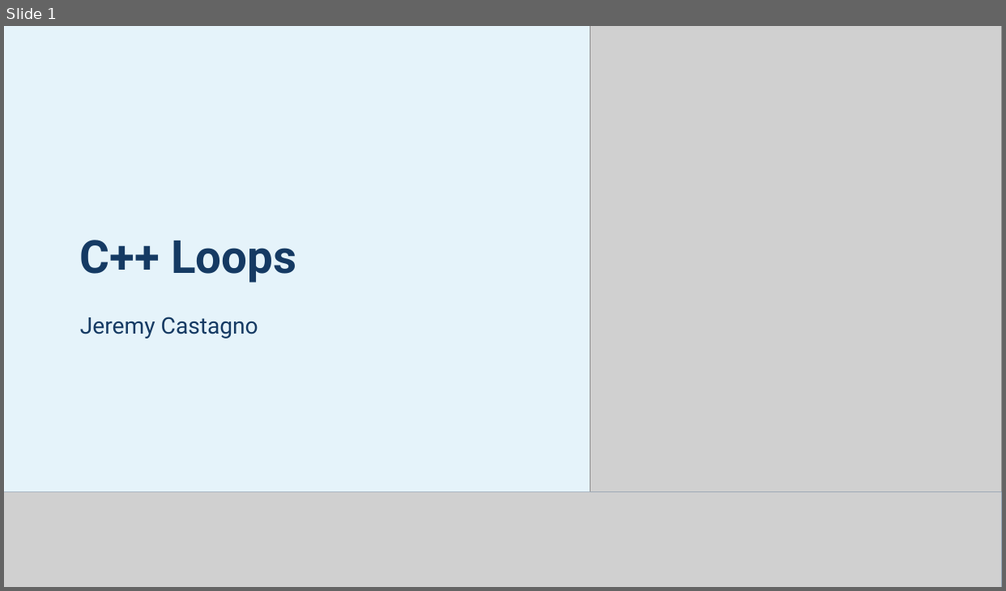
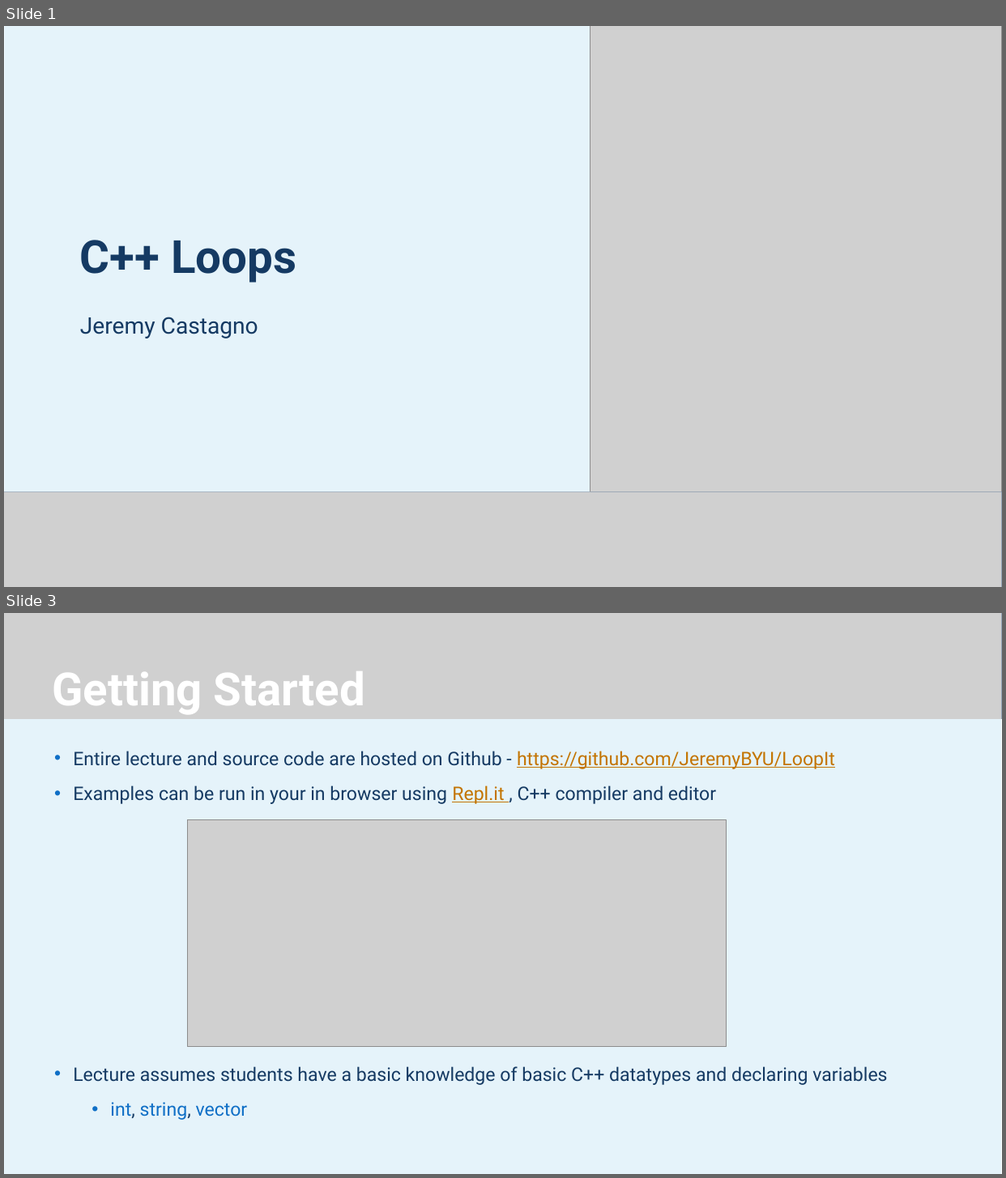
Before and after one commit to JeremyBYU/LoopIt, a slide deck: Lecture/LoopIt.pptx. Shown one above the other, each under a label of ours: slide 1 before the commit, slides 1 and 3 after it; the slides between them are not shown. The pictures are 1006x591 and 1006x1178 pixels, drawn with LibreOffice and Linux fonts; fonts in the diff are those of the drawing; grey boxes stand for pictures; background and template pictures are left out. Boxes give left, top, right and bottom in pixels: in the first picture for what was removed or moved away, otherwise in the second. Text is boxed around its words. In the diff, an @@ line names an element or a change of style, - is before the commit and + after.

```diff
--- a/Lecture/LoopIt.pptx
+++ b/Lecture/LoopIt.pptx
@@ slide 3 added at [4,613,1002,1174], background #FFFFFF @@
@@ rectangle added at [4,613,1002,1174], fill #FFFFFF @@
@@ rectangle added at [4,613,1002,1174], fill #DBEFF9 at 70% opacity @@
@@ rectangle added at [4,613,1002,719], fill #1C4D83 @@
@@ picture added at [4,613,1002,719] @@
@@ title added at [52,671,365,714], 44 pt, text #FFFFFF, bold @@
+Getting Started
@@ text added at [73,751,887,1120], 18 pt, text #153A63 @@
+• Entire lecture and source code are hosted on Github - https://github.com/JeremyBYU/LoopIt
+• Examples can be run in your in browser using Repl.it , C++ compiler and editor
+• Lecture assumes students have a basic knowledge of basic C++ datatypes and declaring variables
+  • int, string, vector
@@ picture added at [187,820,727,1046] @@
```
Also in this commit, not shown: 6 other slides added, 1 slide removed, 3 other files.
